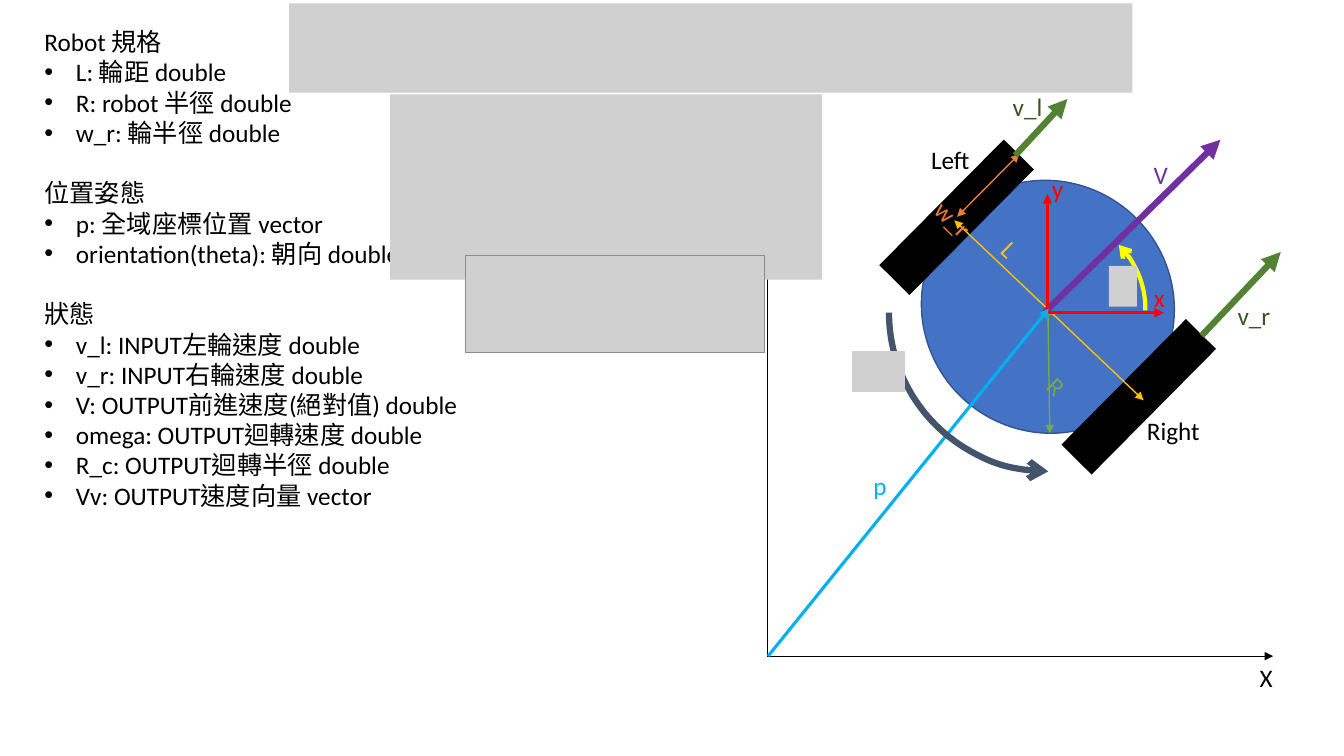
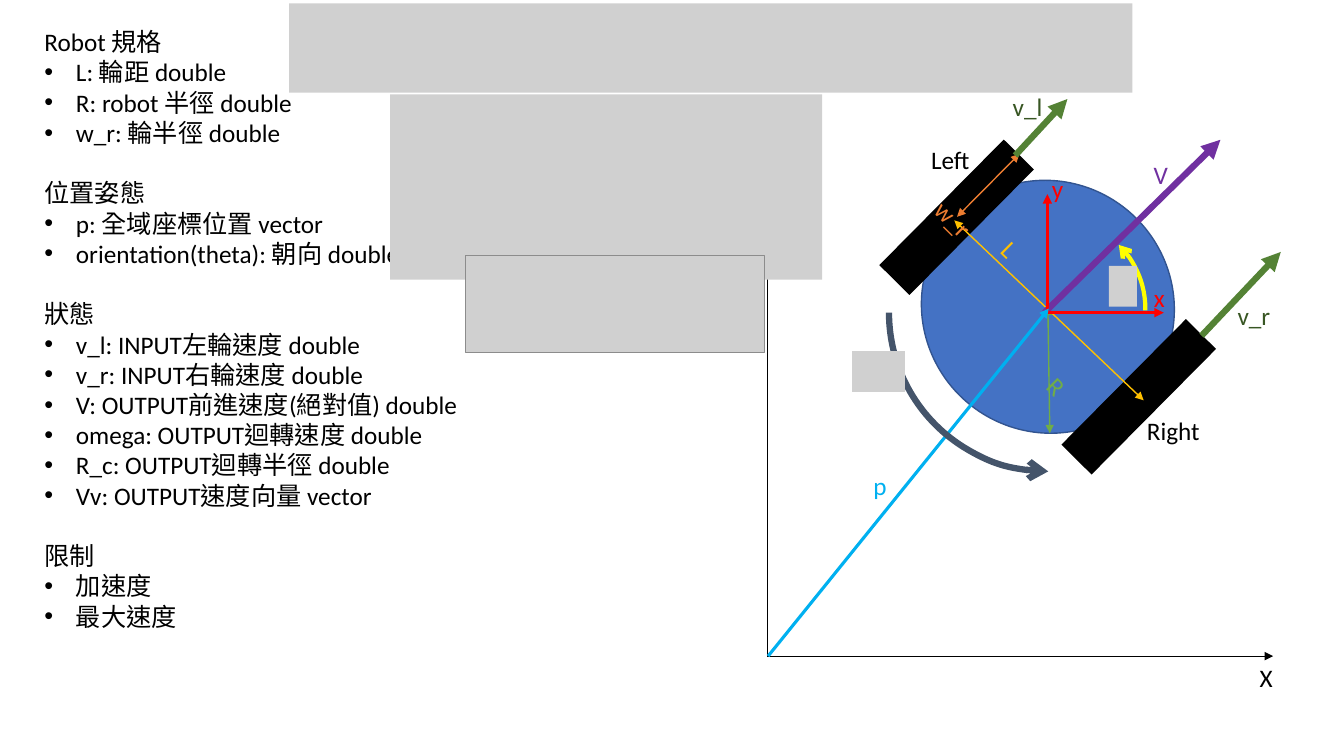
Before and after one commit to Yi-An-Wang/institute_information, a slide deck: slide 2 of path_planing/VO_code_try/robot_properties.pptx. Drawn at 1344x756 pixels with LibreOffice and Linux fonts; fonts in the diff are those of the drawing; grey boxes stand for pictures. Boxes give left, top, right and bottom in pixels: in the first picture for what was removed or moved away, otherwise in the second. Text is boxed around its words. In the diff, an @@ line names an element or a change of style, - is before the commit and + after.

```diff
--- a/path_planing/VO_code_try/robot_properties.pptx
+++ b/path_planing/VO_code_try/robot_properties.pptx
@@ text at [44, 544, 177, 628]: paragraphs added @@
+限制
+• 加速度
+• 最大速度
```
Also in this commit, not shown: 3 other files.
